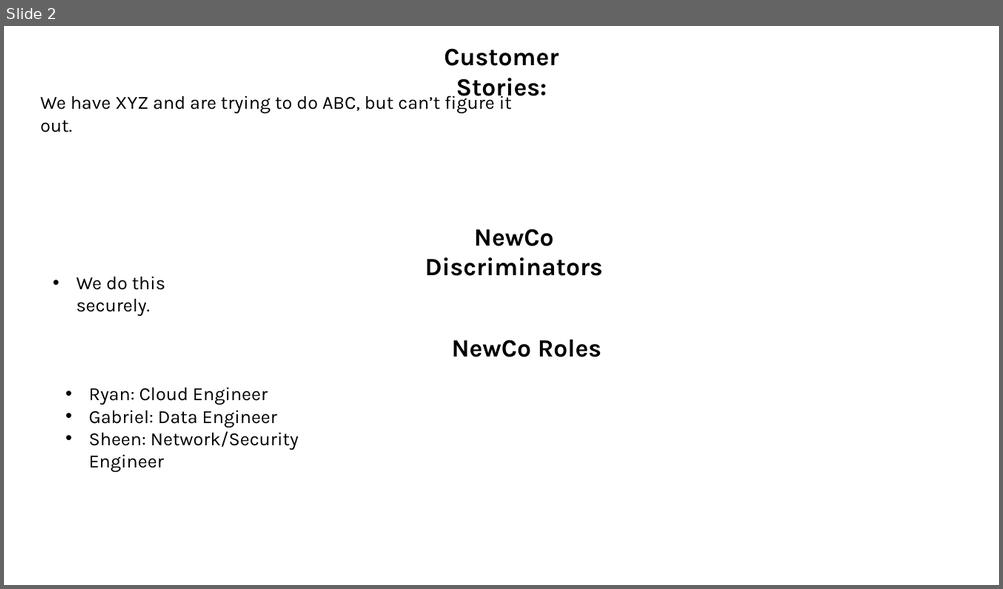
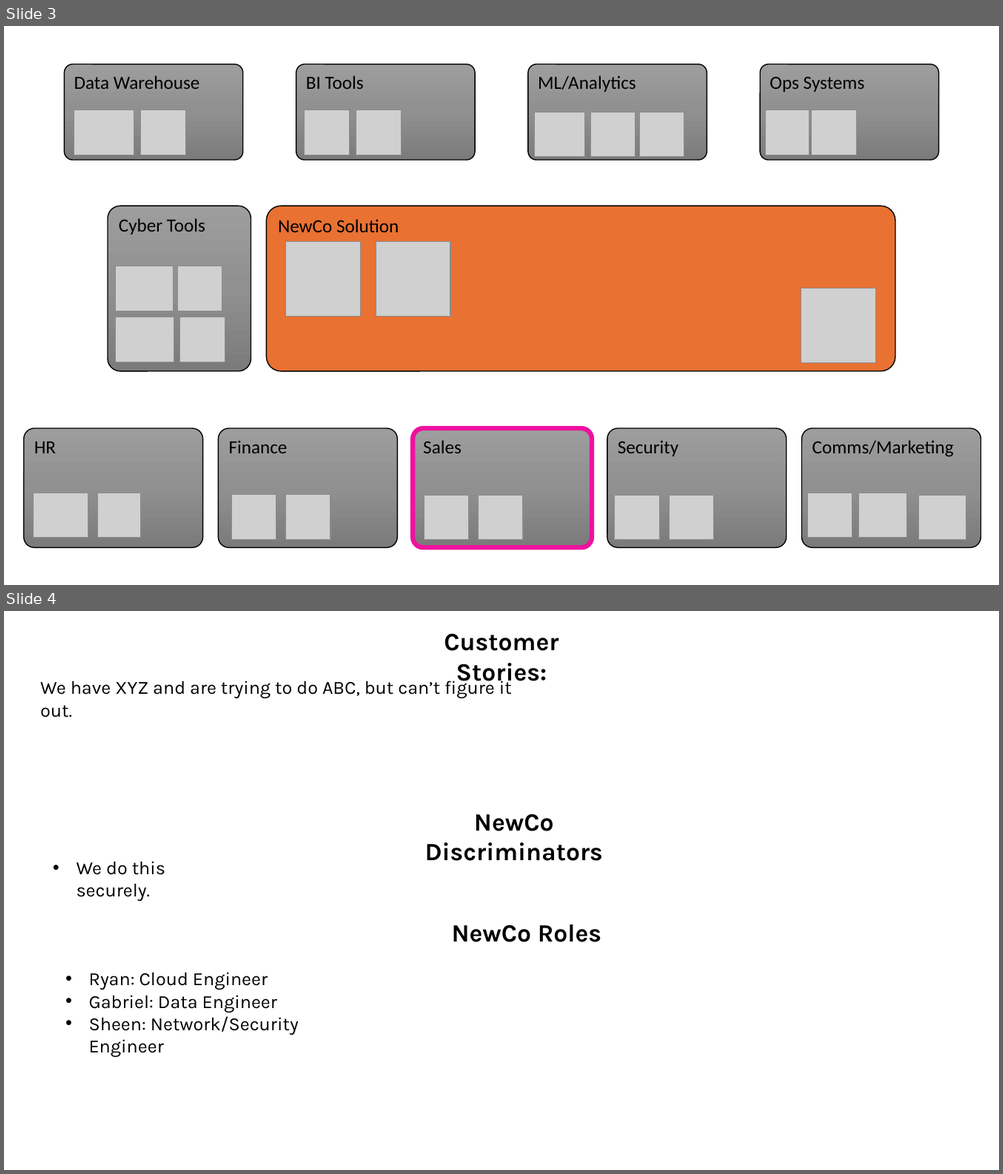
Before and after one commit to ryan-miles/stellationharness, a slide deck: BizPlan.pptx. Shown one above the other, each under a label of ours: slide 2 before the commit, slides 3 and 4 after it. The pictures are 1003x589 and 1003x1174 pixels, drawn with LibreOffice and Linux fonts; fonts in the diff are those of the drawing; grey boxes stand for pictures. Boxes give left, top, right and bottom in pixels: in the first picture for what was removed or moved away, otherwise in the second. Text is boxed around its words. In the diff, an @@ line names an element or a change of style, - is before the commit and + after.

Commit message:
Updating with Sales/HR data.

```diff
--- a/BizPlan.pptx
+++ b/BizPlan.pptx
@@ slide 3 added at [4,26,999,585], background #FFFFFF @@
@@ rounded rectangle added at [65,64,243,159], fill gradient #9D9D9D to #909090 to #7C7C7C, outline #000000 1 pt, 18 pt, text #000000 @@
+Data Warehouse
@@ rounded rectangle added at [296,64,475,159], fill gradient #9D9D9D to #909090 to #7C7C7C, outline #000000 1 pt, 18 pt, text #000000 @@
+BI Tools
@@ rounded rectangle added at [528,64,706,159], fill gradient #9D9D9D to #909090 to #7C7C7C, outline #000000 1 pt, 18 pt, text #000000 @@
+ML/Analytics
@@ rounded rectangle added at [760,64,938,159], fill gradient #9D9D9D to #909090 to #7C7C7C, outline #000000 1 pt, 18 pt, text #000000 @@
+Ops Systems
@@ picture added at [74,110,134,155] @@
@@ picture added at [141,110,185,155] @@
@@ picture added at [304,110,350,155] @@
@@ picture added at [356,110,401,155] @@
@@ picture added at [535,112,584,156] @@
@@ picture added at [590,112,635,156] @@
@@ picture added at [640,112,685,156] @@
@@ picture added at [765,110,809,155] @@
@@ picture added at [811,110,856,155] @@
@@ group added at [108,206,896,372]: 7 pictures, 2 rounded rectangles @@
+NewCo Solution
+Cyber Tools
@@ rounded rectangle added at [24,429,203,548], fill gradient #9D9D9D to #909090 to #7C7C7C, outline #000000 1 pt, 18 pt, text #000000 @@
+HR
@@ rounded rectangle added at [218,429,397,548], fill gradient #9D9D9D to #909090 to #7C7C7C, outline #000000 1 pt, 18 pt, text #000000 @@
+Finance
@@ rounded rectangle added at [413,429,592,548], fill gradient #9D9D9D to #909090 to #7C7C7C, outline #EF11A0 4.5 pt, 18 pt, text #000000 @@
+Sales
@@ rounded rectangle added at [607,429,786,548], fill gradient #9D9D9D to #909090 to #7C7C7C, outline #000000 1 pt, 18 pt, text #000000 @@
+Security
@@ rounded rectangle added at [802,429,981,548], fill gradient #9D9D9D to #909090 to #7C7C7C, outline #000000 1 pt, 18 pt, text #000000 @@
+Comms/Marketing
@@ picture added at [33,493,88,538] @@
@@ picture added at [98,493,142,538] @@
@@ picture added at [232,495,276,540] @@
@@ picture added at [286,495,331,540] @@
@@ picture added at [424,495,469,540] @@
@@ picture added at [478,495,523,540] @@
@@ picture added at [614,495,659,540] @@
@@ picture added at [669,495,714,540] @@
@@ picture added at [808,493,852,538] @@
@@ picture added at [858,493,907,538] @@
@@ picture added at [919,495,967,540] @@
@@ what was slide 2 is now slide 4 @@
```
Also in this commit, not shown: 1 slide changed, 1 other slide added, 14 other files.
